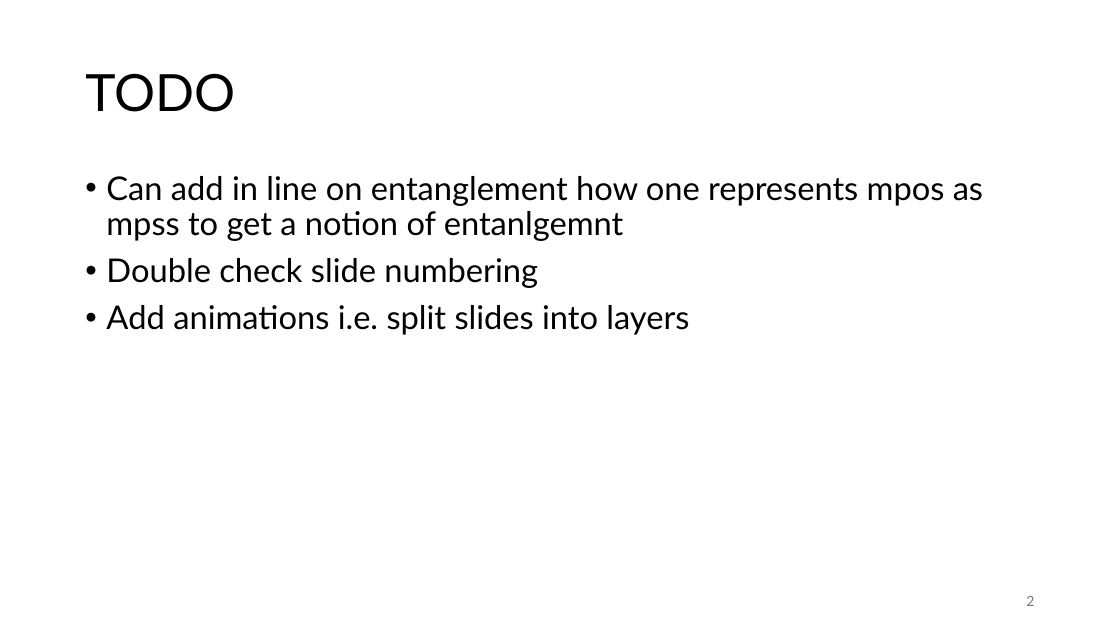
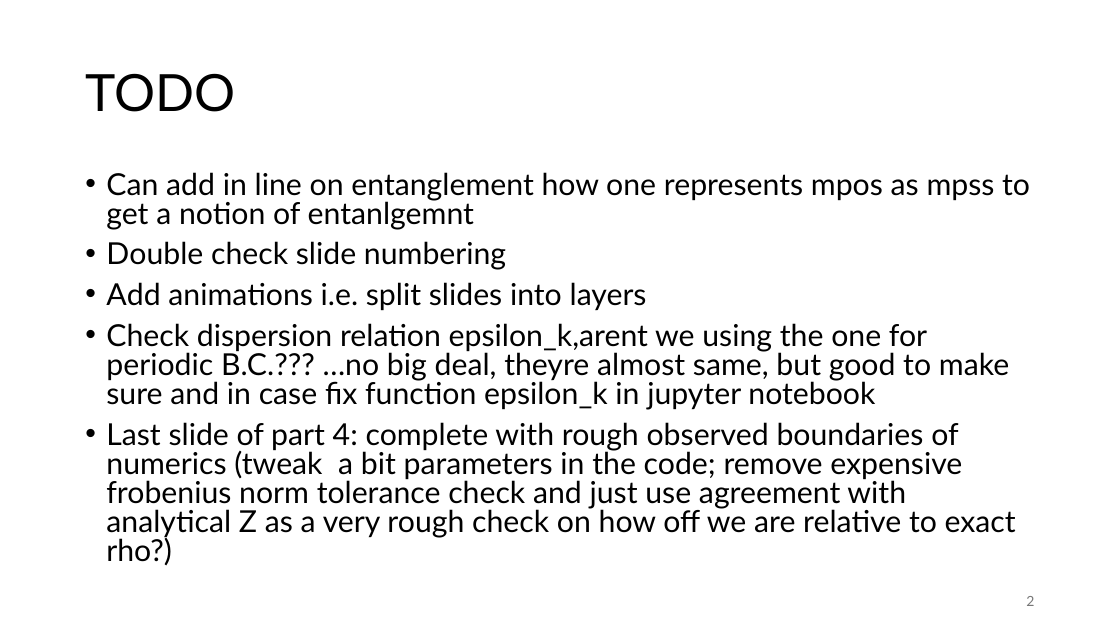
Before and after one commit to MrHighsenberg/XTRG-Algorithm, a slide deck: slide 2 of presentation/Term_Project_XTRG_Presentation.pptx. Drawn at 1120x630 pixels with LibreOffice and Linux fonts; fonts in the diff are those of the drawing. Boxes give left, top, right and bottom in pixels: in the first picture for what was removed or moved away, otherwise in the second. Text is boxed around its words. In the diff, an @@ line names an element or a change of style, - is before the commit and + after.

```diff
--- a/presentation/Term_Project_XTRG_Presentation.pptx
+++ b/presentation/Term_Project_XTRG_Presentation.pptx
@@ text at (106,172,1030,311): size 28 to 25.9 pt in "Can add in line on entanglement how ...", "Double check slide numbering", "Add animations i.e. split slides into layers"; line spacing 0.9 to 0.8 @@
@@ text at (106,323,1016,565): paragraphs added @@
+• Check dispersion relation epsilon_k,arent we using the one for periodic B.C.??? …no big deal, theyre almost same, but good to make sure and in case fix function epsilon_k in jupyter notebook
+• Last slide of part 4: complete with rough observed boundaries of numerics (tweak a bit parameters in the code; remove expensive frobenius norm tolerance check and just use agreement with analytical Z as a very rough check on how off we are relative to exact rho?)
```
Also in this commit, not shown: 5 other slides changed, 13 slides added, 1 slide removed, 4 other files.
